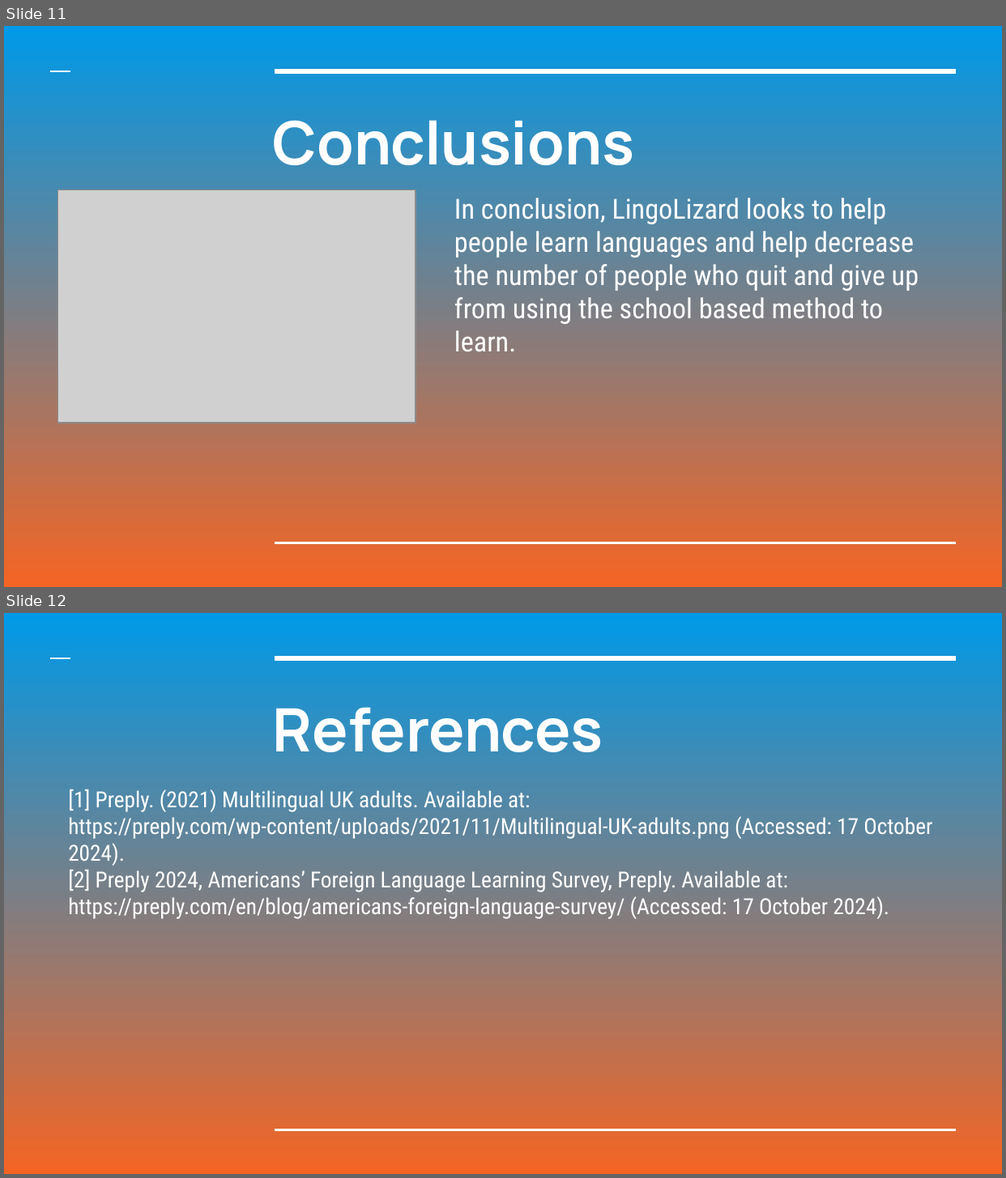
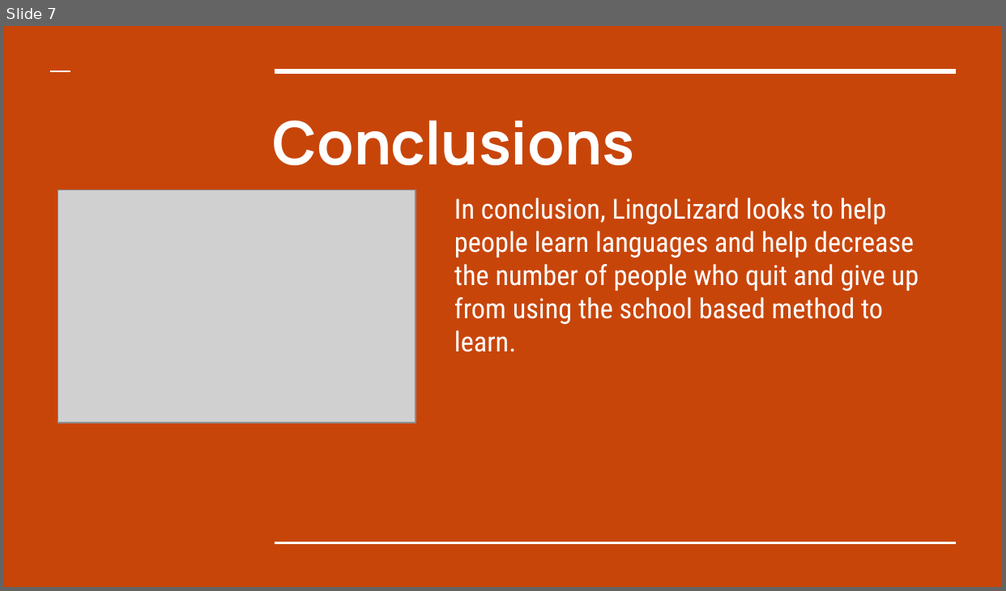
Before and after one commit to mjc136/4thYearProject, a slide deck: docs/LingoLizard.pptx. Shown one above the other, each under a label of ours: slides 11 and 12 before the commit, slide 7 after it. The pictures are 1006x1178 and 1006x591 pixels, drawn with LibreOffice and Linux fonts; fonts in the diff are those of the drawing; grey boxes stand for pictures. Boxes give left, top, right and bottom in pixels: in the first picture for what was removed or moved away, otherwise in the second. Text is boxed around its words. In the diff, an @@ line names an element or a change of style, - is before the commit and + after.

```diff
--- a/docs/LingoLizard.pptx
+++ b/docs/LingoLizard.pptx
@@ slide 12 removed at [4,613,1002,1174], background gradient #0099E8 to #F46524; not listed: 3 template elements that a slide beside it also shows @@
@@ title removed at [273,707,603,752] @@
-References
@@ subtitle removed at [68,790,932,919] @@
-[1] Preply. (2021) Multilingual UK adults. Available at: https://preply.com/wp-content/uploads/2021/11/Multilingual-UK-adults.png (Accessed: 17 October 2024).
-[2] Preply 2024, Americans’ Foreign Language Learning Survey, Preply. Available at: https://preply.com/en/blog/americans-foreign-language-survey/ (Accessed: 17 October 2024).
@@ what was slide 11 is now slide 7 @@
@@ slide 7 changed as well @@
@@ background gradient #0099E8 to #F46524 to #C8450A @@
```
Also in this commit, not shown: 4 other slides changed, 3 slides added, 7 other slides removed, 1 other file.
